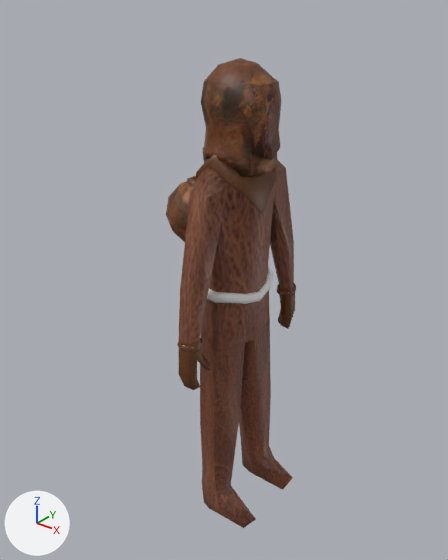
The Blender file MegacityCleaner/Assets/Models/PlayerBase.blend, before and after one commit.
Both versions are drawn from a 50 mm camera at (3.83, -5.08, 3.09) aimed at (-0.24, 0.01, -0.07). Lighting does not change. The marker at lower left points along +X, +Y and +Z. The first picture is the older version.
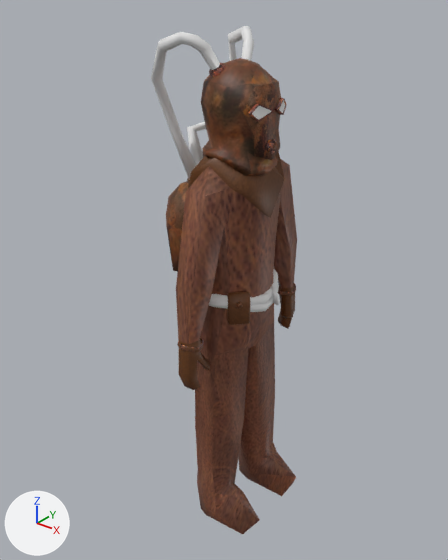
Pixel boxes (x1, y1, x2, y2) of what changed, in the pictures (448 x 560 px; the box of a moved part takes in the faces that stretch with it):
'Icosphere', reshaped
    before: (177, 154, 296, 528)
    after: (176, 151, 297, 534)
'Helmet', reshaped (7% wider)
    before: (201, 58, 281, 177)
    after: (201, 58, 287, 176)
'Cylinder.001', added
    after: (151, 32, 225, 180)
'Icosphere.001', reshaped
    before: (166, 176, 196, 242)
    after: (166, 178, 189, 272)
'Cylinder', added
    after: (187, 26, 254, 166)
'Torus', rescaled
    before: (207, 267, 273, 304)
    after: (211, 270, 278, 305)
'Satchel', added (brown)
    after: (227, 292, 250, 325)
'Torus.001', added
    after: (209, 285, 279, 312)
'Torus.002', added
    after: (271, 281, 280, 305)
part 1 of me_icosphere, moved or reshaped
    before: (178, 154, 294, 528)
    after: (176, 151, 297, 534)
part 2 of me_icosphere_001, moved or reshaped
    before: (166, 215, 187, 242)
    after: (166, 215, 183, 272)
part 3 of me_icosphere_002, added
    after: (248, 104, 274, 122)
part 4 of me_icosphere_002, added
    after: (274, 98, 287, 115)
part 5 of me_icosphere_002, added
    after: (266, 139, 278, 154)
part 6 of me_icosphere_002, moved or reshaped
    both: (203, 128, 277, 169)

The change, as a list of edits to the scene's bpy script:
```text
Change me_icosphere:
    used by ob_icosphere; location = (0.0, -0.04, 0.17); scale = (0.428, 0.601, 1.0)
    remove me_icosphere.from_pydata(...)  # 487 vertices, 676 faces, 3 loose edges; spans x -0.8..1.48, y -1.67..1.73, z -3.21..2.11
    add me_icosphere.from_pydata(...)  # 487 vertices, 676 faces, 3 loose edges; spans x -1.02..1.59, y -1.67..1.73, z -3.28..2.11
    me_icosphere part 1: 141 of 487 vertices moved; they spanned x -0.8..1.48, y -1.47..1.54, z -3.21..1.45 and now span x -1.02..1.59, y -1.54..1.62, z -3.28..1.43; mean shift (0.01, 0.0, -0.01); largest move (0.73, 0.0, 0.72) -> (0.96, 0.0, 0.69)
Change me_icosphere_001:
    used by ob_icosphere_001; location = (-0.59, 0.0, 0.7); scale = (0.39, 0.39, 0.39)
    remove me_icosphere_001.from_pydata(...)  # 62 vertices, 100 faces; spans x -0.95..0.95, y -1.0..1.0, z -1.0..1.0
    add me_icosphere_001.from_pydata(...)  # 62 vertices, 100 faces; spans x -1.05..1.0, y -1.0..1.0, z -1.93..1.0
    me_icosphere_001 part 2: 16 of 62 vertices moved; they spanned x -0.89..0.85, y -0.85..0.85, z -1.0..-0.45 and now span x -1.05..1.0, y -1.0..1.0, z -1.93..-0.37; mean shift (0.0, 0.0, -0.27); largest move (0.0, 0.0, -1.0) -> (0.0, 0.0, -1.93)
Change me_icosphere_002:
    used by ob_helmet; location = (0.0, -0.04, 2.0); scale = (0.397, 0.397, 0.397)
    verts and faces of me_icosphere_002; kept vertices keep their numbers, new ones are numbered from 92
    remove me_icosphere_002.from_pydata(...)  # 92 vertices, 130 faces; spans x -1.0..1.03, y -1.0..1.0, z -1.88..1.0
    add me_icosphere_002.from_pydata(...)  # 268 vertices, 280 faces; spans x -1.0..1.11, y -1.0..1.0, z -1.88..1.0
    me_icosphere_002 part 3: a new loose piece of 76 vertices spanning x 0.79..1.11, y -0.75..-0.07, z -0.32..0.09
    me_icosphere_002 part 4: a new loose piece of 76 vertices spanning x 0.79..1.11, y 0.07..0.76, z -0.32..0.09
    me_icosphere_002 part 5: a new loose piece of 24 vertices spanning x 0.9..1.11, y -0.17..0.2, z -1.19..-0.82, in mat_material_001 (picture img_divingsuit_png)
    me_icosphere_002 part 6
    add verts[42] = (0.58, -0.44, -1.11)  # moved, pixel (247, 151)
    add verts[43] = (0.2, -0.68, -1.17)  # moved, pixel (228, 153)
    add verts[44] = (-0.25, -0.71, -1.11)  # moved, pixel (214, 148)
    add verts[47] = (0.58, 0.44, -1.11)  # moved
    add verts[49] = (-0.6, -0.42, -1.17)  # moved, pixel (210, 146)
    add verts[50] = (-0.77, 0.0, -1.11)  # moved
    add verts[52] = (-0.6, 0.42, -1.17)  # moved
    add verts[53] = (-0.25, 0.71, -1.11)  # moved
    add verts[54] = (0.2, 0.68, -1.17)  # moved
    add me_icosphere_002.materials.append(mat_material)  # picture img_divingsuit_png
    add me_icosphere_002.materials.append(mat_material_004)  # white #e7e7e7
    add me_icosphere_002.materials.append(mat_material_006)  # picture img_divingsuit_png_001
    add me_icosphere_002.materials.append(mat_material_005)  # white #e7e7e7
Change ob_torus:
    ob_torus.scale: (0.291, 0.453, 0.453) -> (0.37, 0.484, 0.484)
Add ob_satchel:
    ob_satchel = bpy.data.objects.new('Satchel', me_cube)  # 42 vertices, 52 faces; spans x -1.0..0.24, y -1.0..1.0, z -2.15..0.74; in mat_material_001 (picture img_divingsuit_png)
    ob_satchel.location = (0.34, -0.45, 0.0)
    ob_satchel.rotation_euler = (0.0, 0.0, -0.785)  # degrees (0, 0, -45)
    ob_satchel.scale = (0.119, 0.119, 0.119)
Add ob_torus_002:
    ob_torus_002 = bpy.data.objects.new('Torus.002', me_torus_002)  # 32 vertices, 32 faces; spans x -1.25..1.25, y -1.25..1.25, z -0.25..0.25
    ob_torus_002.location = (0.34, 0.19, -0.11)
    ob_torus_002.rotation_euler = (1.247, 0.749, 2.133)  # degrees (71, 43, 122)
    ob_torus_002.scale = (0.13, 0.13, 0.13)
Add ob_torus_001:
    ob_torus_001 = bpy.data.objects.new('Torus.001', me_torus.copy())  # the mesh of ob_torus
    ob_torus_001.location = (0.0, -0.04, -0.09)
    ob_torus_001.rotation_euler = (-0.131, 0.0, 0.0)  # degrees (-7.5, 0, 0)
    ob_torus_001.scale = (0.37, 0.516, 0.484)
Add ob_cylinder_001:
    ob_cylinder_001 = bpy.data.objects.new('Cylinder.001', me_cylinder_004)  # 80 vertices, 74 faces; spans x -10.4..1.0, y -1.0..5.1, z -14.3..5.0; in mat_material_012 (white #e7e7e7), mat_material_011 (picture img_divingsuit_png_003)
    ob_cylinder_001.location = (-0.13, -0.28, 2.35)
    ob_cylinder_001.rotation_euler = (0.524, -0.262, 0.0)  # degrees (30, -15, 0)
    ob_cylinder_001.scale = (0.0842, -0.0842, 0.0842)
Add ob_cylinder:
    ob_cylinder = bpy.data.objects.new('Cylinder', me_cylinder_002)  # 88 vertices, 82 faces; spans x -10.4..1.0, y -1.0..8.3, z -18.8..5.0; in mat_material_007 (white #e7e7e7), mat_material (picture img_divingsuit_png)
    ob_cylinder.location = (-0.13, 0.22, 2.35)
    ob_cylinder.rotation_euler = (-0.524, -0.262, 0.0)  # degrees (-30, -15, 0)
    ob_cylinder.scale = (0.0842, 0.0842, 0.0842)
```
